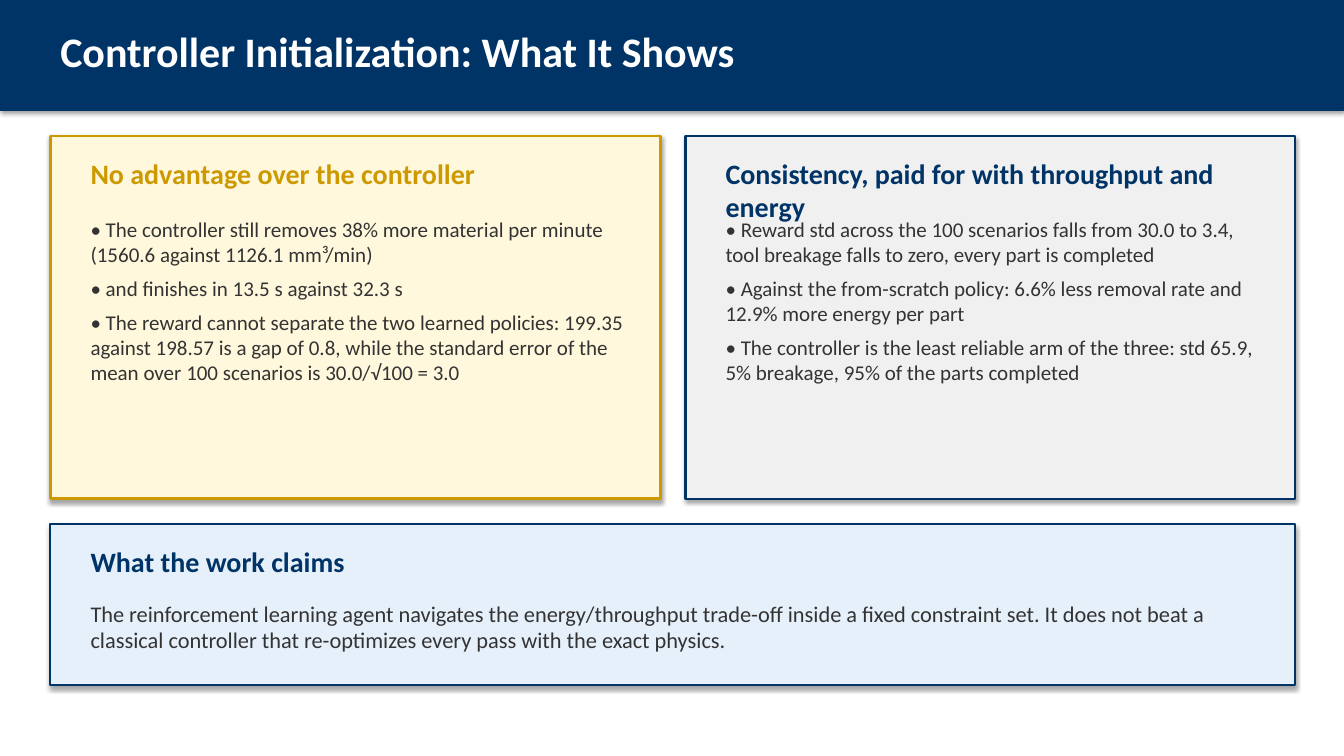
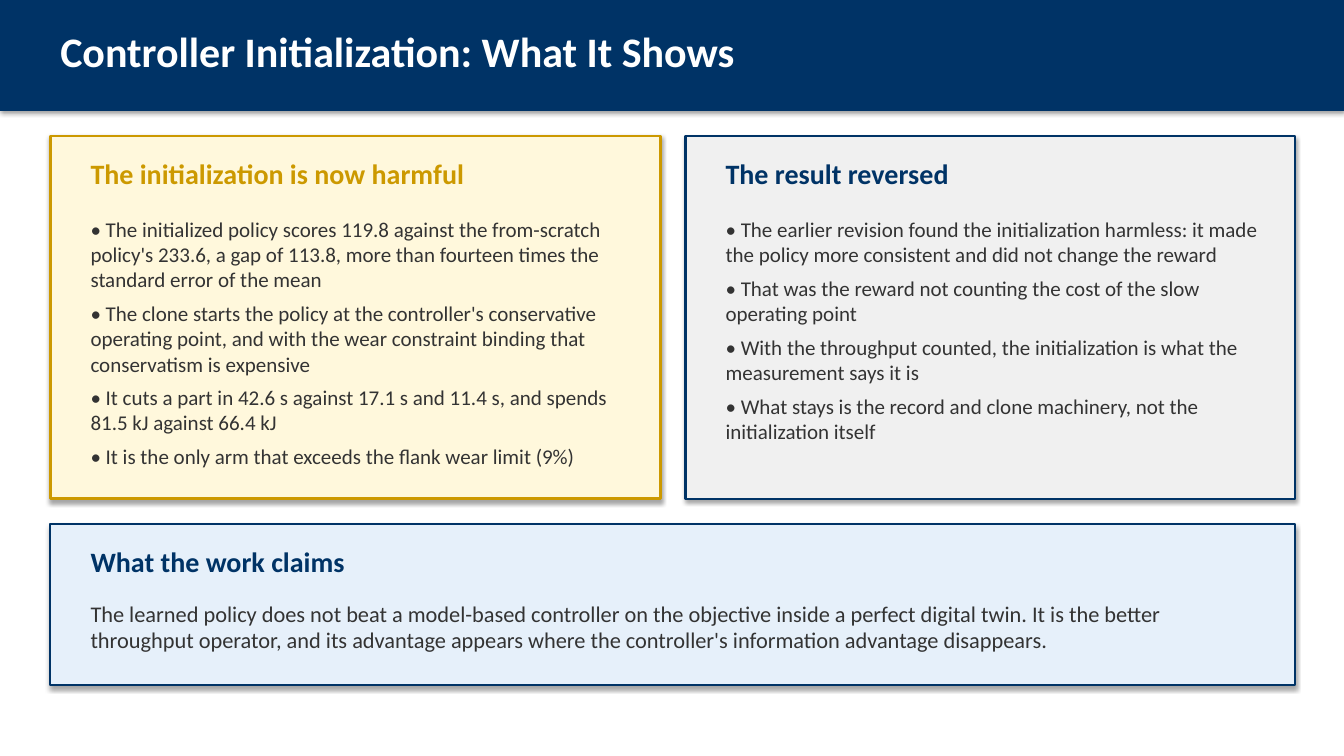
Before and after one commit to AbhinandIITM/AI-in-Mfg, a slide deck: slide 17 of report/presentation.pptx (slide 15 before the commit). Drawn at 1344x756 pixels with LibreOffice and Linux fonts; fonts in the diff are those of the drawing. Boxes give left, top, right and bottom in pixels: in the first picture for what was removed or moved away, otherwise in the second. Text is boxed around its words. In the diff, an @@ line names an element or a change of style, - is before the commit and + after.

Commit message:
docs: the new results, the three fixes and the two new experiments
The documentation is rebuilt around what the work now measures. The reward
scales, the wear calibration and the strengthened classical controller are
described with their reasons, and the three regimes of the robustness
experiment are the central result: inside a perfect digital twin the
controller still wins the reward by a margin inside the noise, the learned
policy is the better throughput operator, and the advantage appears where
the controller's information advantage disappears.

Two claims reversed and are stated as reversals: one policy against 21
per-weight policies is now 1.4% to 5.6% ahead over the lower weights and
behind at the two heaviest, and the controller initialization is now actively
harmful, because the clone starts the policy at the conservative operating
point that the corrected reward punishes.

The report is 33 pages with 8 figures, the deck 28 frames, the PowerPoint
file 25 slides, and all three are rebuilt from the artifacts.

```diff
--- a/report/presentation.pptx
+++ b/report/presentation.pptx
@@ text at [91,164,464,184]: text changed @@
-No advantage over the controller
+The initialization is now harmful
@@ text at [726,164,949,185]: text changed @@
-Consistency, paid for with throughput and energy
+The result reversed
@@ text at [91,222,607,468]: text changed @@
-• The controller still removes 38% more material per minute (1560.6 against 1126.1 mm³/min)
-• and finishes in 13.5 s against 32.3 s
-• The reward cannot separate the two learned policies: 199.35 against 198.57 is a gap of 0.8, while the standard error of the mean over 100 scenarios is 30.0/√100 = 3.0
+• The initialized policy scores 119.8 against the from-scratch policy's 233.6, a gap of 113.8, more than fourteen times the standard error of the mean
+• The clone starts the policy at the controller's conservative operating point, and with the wear constraint binding that conservatism is expensive
+• It cuts a part in 42.6 s against 17.1 s and 11.4 s, and spends 81.5 kJ against 66.4 kJ
+• It is the only arm that exceeds the flank wear limit (9%)
@@ text at [726,222,1257,439]: text changed @@
-• Reward std across the 100 scenarios falls from 30.0 to 3.4, tool breakage falls to zero, every part is completed
-• Against the from-scratch policy: 6.6% less removal rate and 12.9% more energy per part
-• The controller is the least reliable arm of the three: std 65.9, 5% breakage, 95% of the parts completed
+• The earlier revision found the initialization harmless: it made the policy more consistent and did not change the reward
+• That was the reward not counting the cost of the slow operating point
+• With the throughput counted, the initialization is what the measurement says it is
+• What stays is the record and clone machinery, not the initialization itself
@@ text at [91,606,1160,652]: text changed @@
-The reinforcement learning agent navigates the energy/throughput trade-off inside a fixed constraint set. It does not beat a classical controller that re-optimizes every pass with the exact physics.
+The learned policy does not beat a model-based controller on the objective inside a perfect digital twin. It is the better throughput operator, and its advantage appears where the controller's information advantage disappears.
```
Also in this commit, not shown: 18 other slides changed, 2 slides added, 9 other files.
